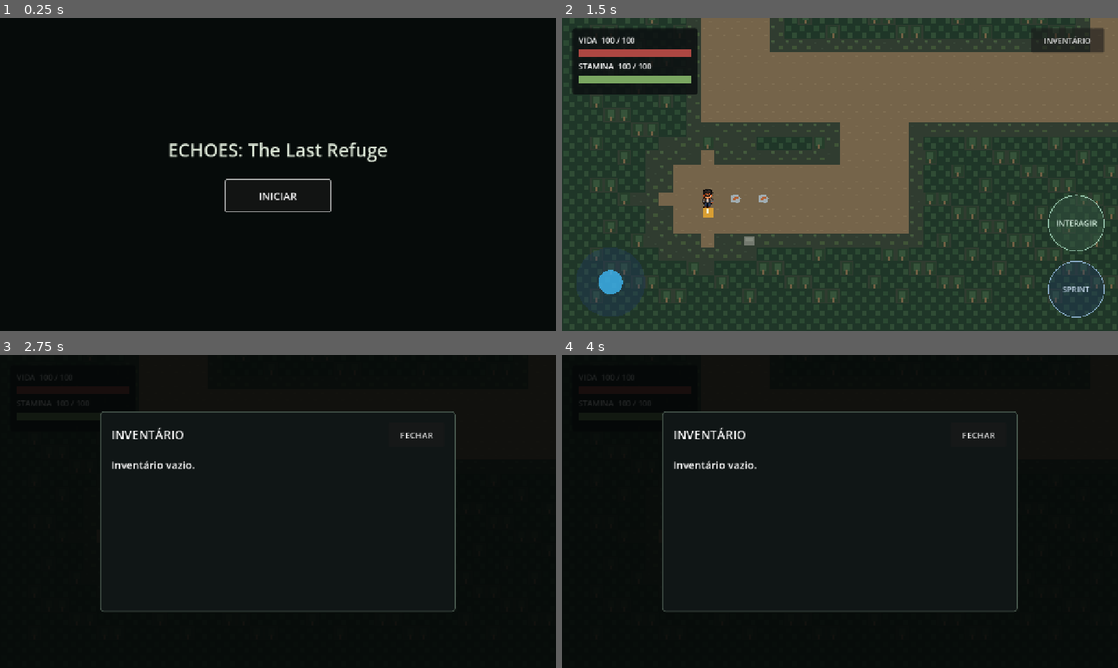
Above: before the commit, frames 1-4 (two rows, left to right).
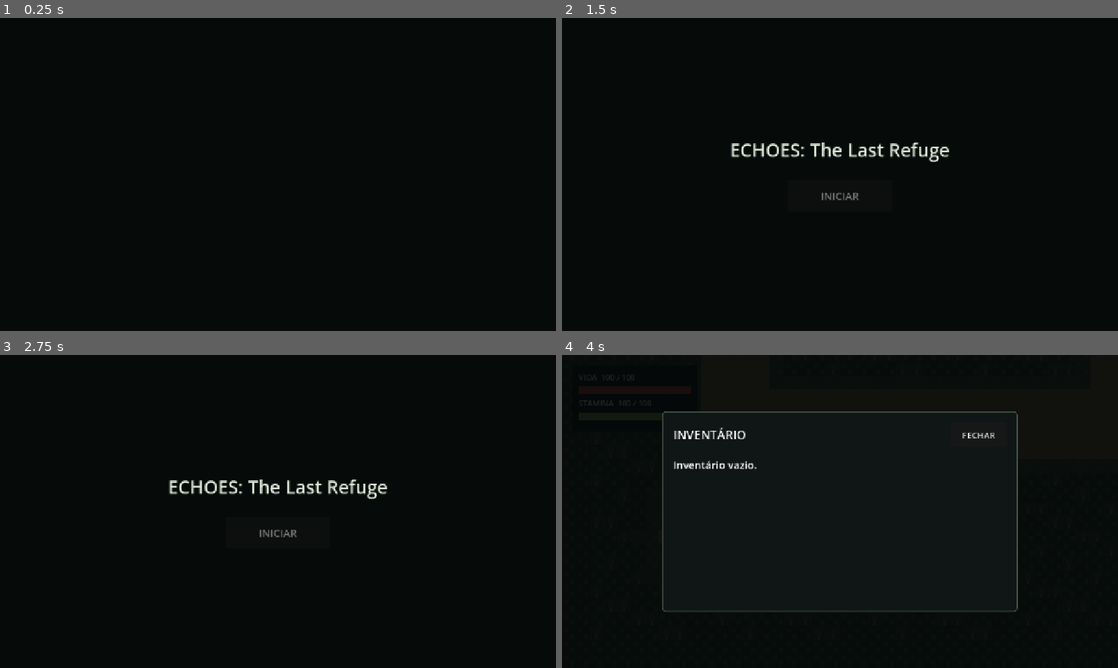
Above: after the commit, the same moments.

Repository: jhonnata2211/ECHOES-The-Last-Refuge-V2
Game: Godot game, scene res://scenes/ui/MainMenu.tscn
The game is run twice, just before and just after one commit, with the same random seed, the same clock (stepped at 60 frames per second) and the same inputs. Sound files missing from this copy of the repository are replaced by a short silence.
Inputs (mouse positions are in pixels of both pictures, inside the frame that each line leads up to):
- Up to frame 1 (0.25 s): no input
- Up to frame 2 (1.5 s): click (840, 196) at 0.5 s, where only the run before the commit has a clickable "INICIAR"; click (840, 196) at 1.25 s, where only the run after the commit has a clickable "INICIAR"
- Up to frame 3 (2.75 s): click (505, 376) at 2 s, where only the run before the commit has a clickable "INVENTÁRIO"
- Up to frame 4 (4 s): click (979, 436) at 2.75 s, where only the run before the commit has a clickable "FECHAR"; click "INVENTÁRIO" at 3.5 s

The runs differ from the first frame. In frame 1, 1.2% of the frame differs, in the area x 30-70%, y 39-62%; in frame 2, 96%, in the area x 0-100%, y 0-100%; in frame 3, 2.5%; in frame 4, nothing differs.

Commit message:
ECHOES-AUDIO-001: adiciona experiencia sonora inicial

Diff:
--- a/project.godot
+++ b/project.godot
@@ -13,6 +13,10 @@
 config/name="ECHOES: The Last Refuge"
 run/main_scene="res://scenes/ui/MainMenu.tscn"
 config/features=PackedStringArray("4.7", "GL Compatibility")
+
+[autoload]
+
+SoundExperience="*res://scenes/audio/SoundExperience.tscn"
 
 [display]
 
--- /dev/null
+++ b/scenes/audio/SoundExperience.tscn
@@ -0,0 +1,18 @@
+[gd_scene load_steps=2 format=3]
+
+; AUDIO-001: controlador persistente; todos os áudios são provisórios/referência.
+
+[ext_resource type="Script" path="res://scripts/audio/sound_experience.gd" id="1_sound"]
+
+[node name="SoundExperience" type="Node"]
+process_mode = 3
+script = ExtResource("1_sound")
+
+[node name="Music" type="AudioStreamPlayer" parent="."]
+volume_db = -60.0
+
+[node name="Ambience" type="AudioStreamPlayer" parent="."]
+volume_db = -60.0
+
+[node name="Radio" type="AudioStreamPlayer" parent="."]
+volume_db = -60.0
--- /dev/null
+++ b/scripts/audio/sound_experience.gd
@@ -0,0 +1,154 @@
+class_name SoundExperienceController
+extends Node
+
+## AUDIO-001: experiência sonora provisória; os assets podem ser trocados na cena.
+signal menu_ready
+signal gameplay_transition_ready
+
+enum Phase { IDLE, OPENING, MENU, TRANSITION, GAMEPLAY }
+
+const SILENCE_DB: float = -60.0
+
+@export_group("Assets provisórios / referência")
+@export_file("*.mp3") var menu_music_path: String = "res://assets/audio/music/menu_melancholic.mp3"
+@export_file("*.mp3") var forest_ambience_path: String = "res://assets/audio/ambience/forest_night.mp3"
+@export_file("*.mp3") var radio_signal_path: String = "res://assets/audio/sfx/radio_signal.mp3"
+
+@export_group("Volumes em dB")
+@export_range(-40.0, 0.0, 0.5) var music_volume_db: float = -10.0
+@export_range(-40.0, 0.0, 0.5) var ambience_volume_db: float = -16.0
+@export_range(-40.0, 0.0, 0.5) var radio_volume_db: float = -16.0
+
+@export_group("Tempos do protótipo em segundos")
+@export_range(0.2, 5.0, 0.05) var opening_radio_duration: float = 1.1
+@export_range(0.2, 5.0, 0.05) var transition_radio_duration: float = 0.65
+@export_range(0.1, 5.0, 0.05) var music_fade_in: float = 1.2
+@export_range(0.1, 5.0, 0.05) var music_fade_out: float = 0.8
+@export_range(0.1, 5.0, 0.05) var ambience_fade_in: float = 2.0
+
+var phase: Phase = Phase.IDLE
+var menu_music: AudioStreamMP3 = null
+var forest_ambience: AudioStreamMP3 = null
+var radio_signal: AudioStreamMP3 = null
+var _available: bool = false
+var _music_tween: Tween = null
+var _ambience_tween: Tween = null
+var _radio_tween: Tween = null
+
+@onready var _music: AudioStreamPlayer = $Music
+@onready var _ambience: AudioStreamPlayer = $Ambience
+@onready var _radio: AudioStreamPlayer = $Radio
+
+
+func _ready() -> void:
+	# Carregar em runtime evita dependência do cache durante a primeira importação.
+	menu_music = load(menu_music_path) as AudioStreamMP3
+	forest_ambience = load(forest_ambience_path) as AudioStreamMP3
+	radio_signal = load(radio_signal_path) as AudioStreamMP3
+	if menu_music == null or forest_ambience == null or radio_signal == null:
+		push_error("AUDIO-001: falta um dos três recursos de áudio configurados.")
+		return
+	# Duplicar recursos evita alterar os MP3 e suas configurações de importação.
+	_music.stream = _playback_stream(menu_music, true)
+	_ambience.stream = _playback_stream(forest_ambience, true)
+	_radio.stream = _playback_stream(radio_signal, false)
+	_available = true
+
+
+func _playback_stream(source: AudioStreamMP3, looping: bool) -> AudioStreamMP3:
+	var stream: AudioStreamMP3 = source.duplicate() as AudioStreamMP3
+	stream.loop = looping
+	stream.loop_offset = 0.0
+	return stream
+
+
+func begin_menu() -> void:
+	if not _available or phase == Phase.OPENING or phase == Phase.TRANSITION:
+		return
+	if phase == Phase.MENU:
+		menu_ready.emit()
+		return
+	_stop_channels()
+	phase = Phase.OPENING
+	_play_radio(opening_radio_duration, _enter_menu)
+
+
+func _enter_menu() -> void:
+	phase = Phase.MENU
+	_music.volume_db = SILENCE_DB
+	_music.play()
+	_music_tween = create_tween()
+	_music_tween.tween_property(_music, "volume_db", music_volume_db, music_fade_in)
+	menu_ready.emit()
+
+
+func request_gameplay_transition() -> bool:
+	if not _available or phase != Phase.MENU:
+		return false
+	phase = Phase.TRANSITION
+	_kill_tween(_music_tween)
+	_music_tween = create_tween()
+	_music_tween.tween_property(_music, "volume_db", SILENCE_DB, music_fade_out)
+	_music_tween.tween_callback(_begin_transition_radio)
+	return true
+
+
+func _begin_transition_radio() -> void:
+	_music.stop()
+	_play_radio(transition_radio_duration, _finish_transition)
+
+
+func _finish_transition() -> void:
+	# A cena de gameplay confirma sua entrada chamando start_forest().
+	phase = Phase.IDLE
+	gameplay_transition_ready.emit()
+
+
+func start_forest() -> void:
+	if not _available:
+		return
+	if phase == Phase.GAMEPLAY and _ambience.playing:
+		return
+	_stop_channels()
+	phase = Phase.GAMEPLAY
+	_ambience.volume_db = SILENCE_DB
+	_ambience.play()
+	_ambience_tween = create_tween()
+	_ambience_tween.tween_property(_ambience, "volume_db", ambience_volume_db, ambience_fade_in)
+
+
+func _play_radio(requested_duration: float, completed: Callable) -> void:
+	var duration: float = minf(maxf(requested_duration, 0.2), _radio.stream.get_length())
+	var fade_in: float = minf(0.08, duration * 0.2)
+	var fade_out: float = minf(0.12, duration * 0.2)
+	_radio.volume_db = SILENCE_DB
+	_radio.play()
+	_radio_tween = create_tween()
+	_radio_tween.tween_property(_radio, "volume_db", radio_volume_db, fade_in)
+	_radio_tween.tween_interval(maxf(0.0, duration - fade_in - fade_out))
+	_radio_tween.tween_property(_radio, "volume_db", SILENCE_DB, fade_out)
+	_radio_tween.tween_callback(_finish_radio.bind(completed))
+
+
+func _finish_radio(completed: Callable) -> void:
+	_radio.stop()
+	if completed.is_valid():
+		completed.call()
+
+
+func _kill_tween(tween: Tween) -> void:
+	if tween != null and tween.is_valid():
+		tween.kill()
+
+
+func _stop_channels() -> void:
+	_kill_tween(_music_tween)
+	_kill_tween(_ambience_tween)
+	_kill_tween(_radio_tween)
+	_music.stop()
+	_ambience.stop()
+	_radio.stop()
+
+
+func _exit_tree() -> void:
+	_stop_channels()
--- a/scripts/main/gameplay.gd
+++ b/scripts/main/gameplay.gd
@@ -9,6 +9,8 @@
 	$GameplayHUD.bind_sources($Player/HealthComponent, $Player)
 	$InventoryPanel.bind_inventory($Player/Inventory)
 	$InventoryPanel.open_changed.connect(_on_inventory_open_changed)
+	var sound: SoundExperienceController = get_tree().root.get_node("SoundExperience")
+	sound.start_forest()
 
 
 func _on_inventory_open_changed(opened: bool) -> void:
--- a/scripts/ui/main_menu.gd
+++ b/scripts/ui/main_menu.gd
@@ -5,19 +5,38 @@
 var _starting: bool = false
 
 @onready var _start_button: Button = $Margin/Center/Rows/StartButton
+@onready var _sound: SoundExperienceController = get_tree().root.get_node("SoundExperience")
 
 
 func _ready() -> void:
+	$Margin.hide()
+	_start_button.disabled = true
+	_sound.menu_ready.connect(_on_menu_ready)
+	_sound.gameplay_transition_ready.connect(_on_gameplay_transition_ready)
+	_sound.begin_menu()
+
+
+func _on_menu_ready() -> void:
+	$Margin.show()
+	_start_button.disabled = false
 	_start_button.grab_focus()
 
 
 func _on_start_pressed() -> void:
-	if _starting:
+	if _starting or _start_button.disabled:
 		return
 	_starting = true
 	_start_button.disabled = true
+	if not _sound.request_gameplay_transition():
+		_starting = false
+		_start_button.disabled = false
+
+
+func _on_gameplay_transition_ready() -> void:
+	if not _starting:
+		return
 	var result: Error = get_tree().change_scene_to_file(GAMEPLAY_SCENE)
 	if result != OK:
 		_starting = false
-		_start_button.disabled = false
+		_sound.begin_menu()
 		push_error("Não foi possível abrir o gameplay de ECHOES: %s" % error_string(result))
Not shown, added: scripts/audio/sound_experience.gd.uid
